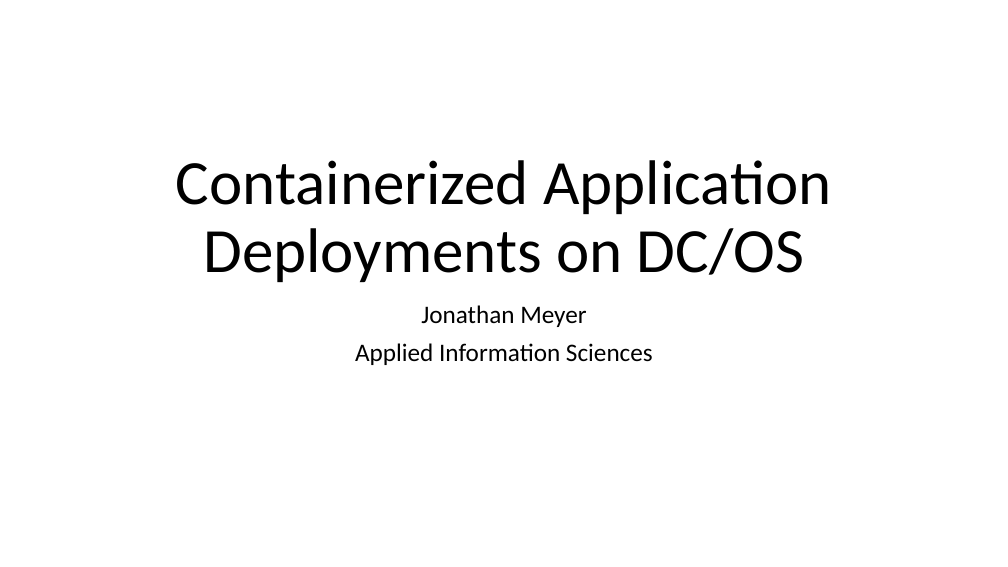
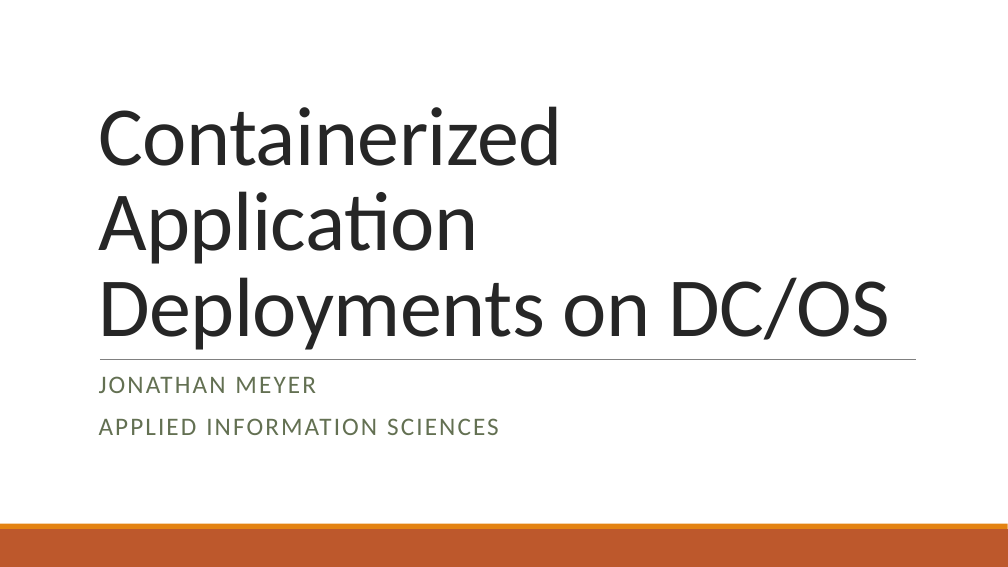
Before and after one commit to gisjedi/deployments-on-dcos, a slide deck: slide 1 of dockerizerd-applications.pptx. Drawn at 1008x567 pixels with LibreOffice and Linux fonts; fonts in the diff are those of the drawing. Boxes give left, top, right and bottom in pixels: in the first picture for what was removed or moved away, otherwise in the second. Text is boxed around its words. In the diff, an @@ line names an element or a change of style, - is before the commit and + after.

```diff
--- a/dockerizerd-applications.pptx
+++ b/dockerizerd-applications.pptx
@@ title "Containerized Application Deployments on DC/OS": place and size @@
-title "Containerized Application Deployments on DC/OS" at [176, 160, 832, 282]
+title "Containerized Application Deployments on DC/OS" at [98, 106, 890, 350]
@@ title "Containerized Application Deployments on DC/OS" at [98, 106, 890, 350]: size 60 to 80 pt, text colour #000000 to #262626, letter spacing 0 to -0.5 pt; alignment centre to left; line spacing 0.9 to 0.85 @@
@@ line added from (100, 359) to (917, 359), #808080 0.5 pt @@
@@ subtitle at [99, 376, 499, 435]: text changed; text colour #000000 to #637052 @@
-Jonathan Meyer
-Applied Information Sciences
+JONATHAN MEYER
+APPLIED INFORMATION SCIENCES
@@ rectangle added at [0, 529, 1008, 567], fill #BD582C @@
@@ rectangle added at [0, 524, 1008, 529], fill #E48312 @@
```
Also in this commit, not shown: 13 other slides changed, 1 slide added, 2 other files.
